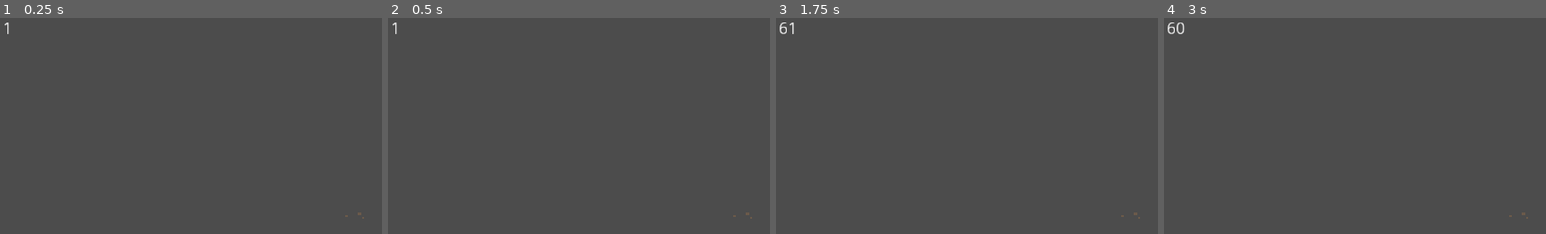
Above: before the commit, frames 1-4 (left to right).
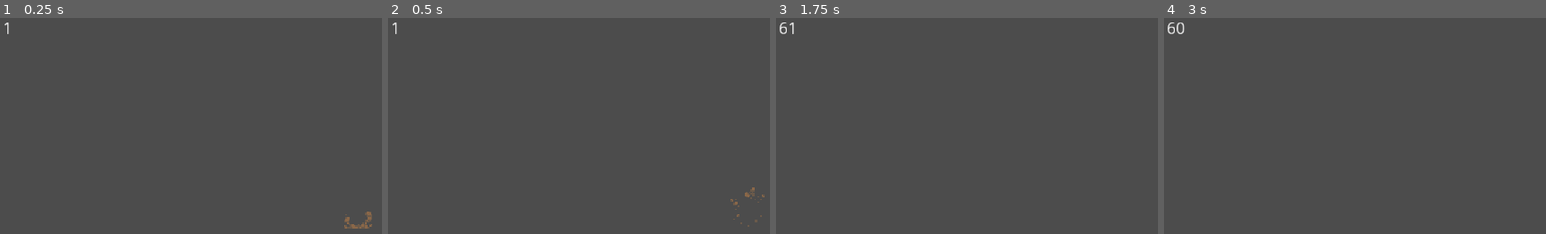
Above: after the commit, the same moments.

Repository: laws65/kag-rewritten
Game: Godot game, scene res://base/entities/content/effects/Dust.tscn
Same seed, same stepped clock (60 frames per second), same inputs: the game is played once before the commit and once after it. This scene is started directly instead of the project's main scene.
Inputs (mouse positions are in pixels of both pictures, inside the frame that each line leads up to):
- Up to frame 1 (0.25 s): no input
- Up to frame 2 (0.5 s): no input
- Up to frame 3 (1.75 s): move the mouse to (outside the picture) at 0.52 s; hold W (jump) 0.53-1.28 s; hold D (move_right) from 0.53 s (still down); click (outside the picture) at 0.67 s; move the mouse to (outside the picture) at 1.27 s; tap S (crouch) at 1.35 s; tap W (jump) at 1.52, 1.55 s
- Up to frame 4 (3 s): tap W (jump) at 1.82 s; tap Enter at 2 s; move the mouse to (outside the picture) at 2.02 s; release D (move_right) at 2.03 s; hold A (move_left) 2.03-2.78 s; hold W (jump) 2.03-2.78 s; tap Space at 2.75 s; move the mouse to (outside the picture) at 2.77 s; hold D (move_right) from 2.78 s (still down); tap S (crouch) at 2.85 s; click (outside the picture) at 2.92 s

The runs differ from the first frame. In frame 1, 0.3% of the frame differs, in the area x 90-98%, y 89-98%; in frame 2, 0.2%; in frame 3, less than 0.1%; in frame 4, less than 0.1%.

Commit message:
Patching dust

Diff:
--- a/base/entities/content/character.tscn
+++ b/base/entities/content/character.tscn
@@ -9,7 +9,7 @@
 script = ExtResource( 1 )
 
 [node name="Sprite" type="Sprite" parent="."]
-offset = Vector2( 16, -16 )
+position = Vector2( 16, -16 )
 
 [node name="Animation" type="AnimationPlayer" parent="."]
 
--- a/base/entities/content/effects/Dust.tscn
+++ b/base/entities/content/effects/Dust.tscn
@@ -4,7 +4,7 @@
 [ext_resource path="res://base/sprites/general/dust2.png" type="Texture" id=2]
 
 [sub_resource type="Animation" id=1]
-resource_name = "Play"
+resource_name = "play"
 length = 0.9
 tracks/0/type = "value"
 tracks/0/path = NodePath("Sprite:frame")
@@ -33,14 +33,14 @@
 } ]
 }
 
-[node name="Node2D" type="Node2D"]
+[node name="Dust" type="Node2D"]
 script = ExtResource( 1 )
 
 [node name="Sprite" type="Sprite" parent="."]
+position = Vector2( 0, -16 )
 texture = ExtResource( 2 )
 offset = Vector2( 16, 0 )
 vframes = 9
-frame = 8
 
 [node name="AnimationPlayer" type="AnimationPlayer" parent="."]
-anims/Play = SubResource( 1 )
+anims/play = SubResource( 1 )
--- a/base/entities/scripts/character.gd
+++ b/base/entities/scripts/character.gd
@@ -10,8 +10,7 @@
 onready var c_anim = $Animation
 onready var c_sprite = $Sprite
 
-onready var dust = load("res://base/entities/content/effects/dust.tscn")
-onready var effects = Node.new()
+onready var dust_effect = preload("res://base/entities/content/effects/dust.tscn")
 
 ### Physics
 export (int) var gravity = 500
@@ -93,10 +92,11 @@
 
 		if jumping and is_on_floor():
 			jumping = false
-			var dust_instance = dust.instance()
-			add_child(effects)
-			effects.add_child(dust_instance)
-			dust_instance.init(global_transform, global_position)
+
+			var dust = dust_effect.instance()
+			dust.set_global_position(global_position)
+
+			get_node("/root").add_child(dust)
 
 		rset("r_position", position)
 	else:
--- a/base/entities/scripts/dust.gd
+++ b/base/entities/scripts/dust.gd
@@ -1,15 +1,10 @@
 extends Node2D
 
 onready var anims = $AnimationPlayer
-var offset = float(19)
 
 func _ready():
-	pass
-
-func init(o_tr, o_pos):
-	global_transform = o_tr
-	global_position = Vector2(o_pos.x, o_pos.y - offset)
-	anims.play("Play")
+	anims.connect("finished", self, "destroy")
+	anims.play("play")
 
 func destroy():
 	queue_free()
